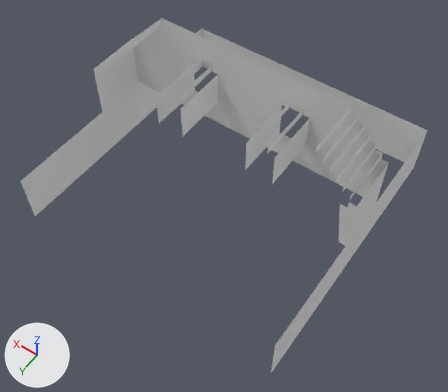
Before and after pictures for a commit that changed the OBJ model GenWorldGame/Assets/Voxels/Wall.obj.
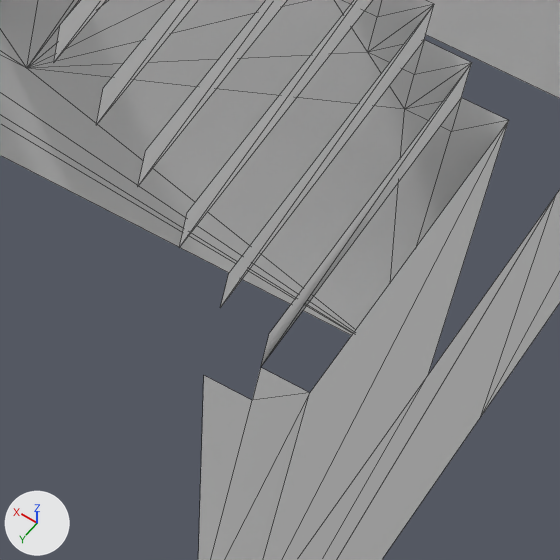
Each version is shown whole from a camera (50 mm lens) standing at (-3.234, 4.689, 7.169) and looking at (-0.266, 0.534, 0.639), then close up on the part from 69% to 89% of the width and 37% to 60% of the height. Lighting does not change. The marker at lower left points along +X, +Y and +Z. The close-ups show mesh edges as thin lines. Where no turn or scale is listed for an object, it has been applied to the vertices. Vertices at the same position are counted once.

In view in the first close-up: 'Untitled'.
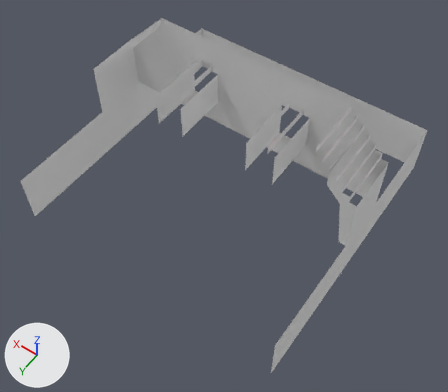
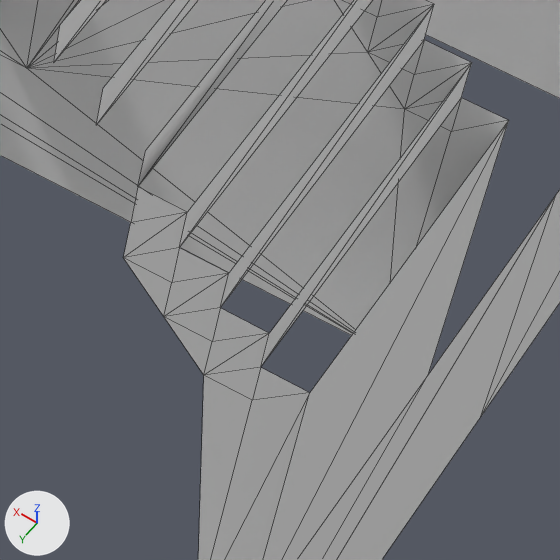
Commit message: submodule bump

Pixel boxes [x1, y1, x2, y2] of what changed, in the close-ups (560 x 560 px):
part 1 of me_untitled, added: after [123, 187, 269, 400]

What changed in the scene script:
```text
Change me_untitled:
    where me_untitled.from_pydata(...)  # 151 vertices, 198 faces; spans x -2.0..2.0, y -2.0..2.0, z 0.0..2.2
    used by ob_untitled; location = (0.0, 0.0, 0.0)
    verts and faces of me_untitled; kept vertices keep their numbers, new ones are numbered from 151
    before: 13 (-1.9, 0.4, 1.6) at pixel (260, 367), 15 (-1.9, 0.4, 1.7) at pixel (269, 333), 17 (-1.8, 0.4, 1.7) at pixel (220, 307), 19 (-1.8, 0.4, 1.8) at pixel (228, 273), 21 (-1.7, 0.4, 1.8) at pixel (179, 247)
    before: 23 (-1.7, 0.4, 1.9) at pixel (187, 212), 25 (-1.6, 0.4, 1.9) at pixel (137, 186), 149 (-1.9, 0.4, 1.5) at pixel (252, 400), 150 (-1.8, 0.4, 1.5) at pixel (203, 375)
    me_untitled part 1
    add for new, old in zip([*range(151, 156)], [15, 17, 19, 21, 23]): verts[new] = verts[old] + (0.1, 0.0, -0.1)
    add faces += [(13, 15, 150), (13, 150, 149), (15, 151, 150), (15, 17, 151), (150, 151, 152), (17, 19, 152)]
    add faces += [(17, 152, 151), (19, 153, 152), (19, 21, 153), (152, 153, 154), (21, 23, 154), (21, 154, 153)]
    add faces += [(23, 155, 154), (23, 25, 155)]
```
